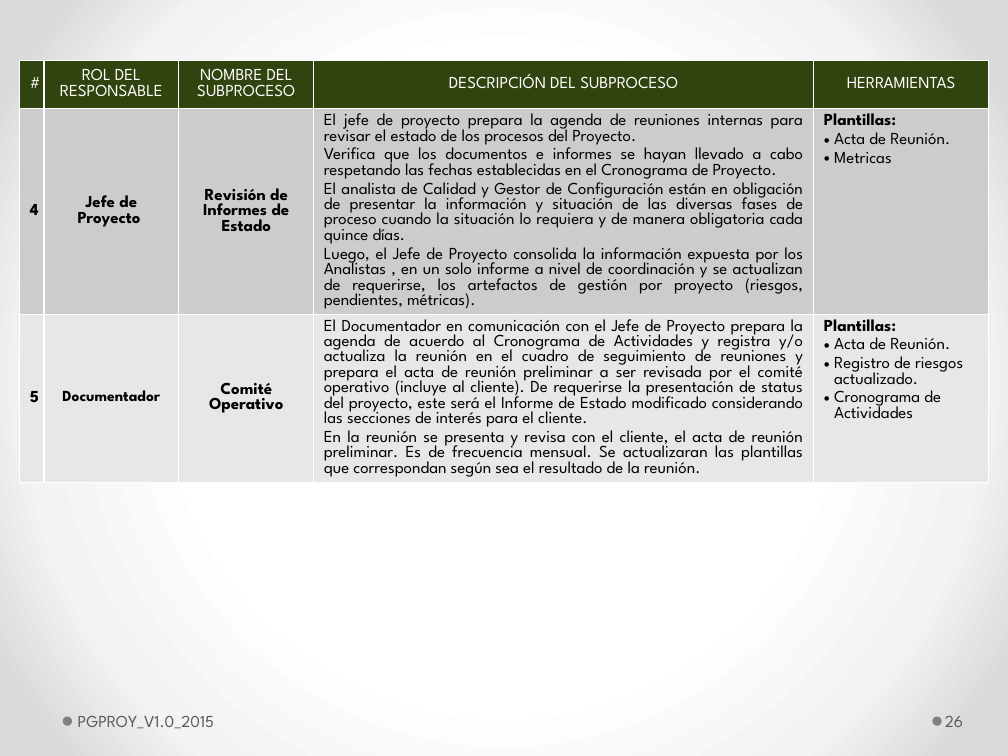
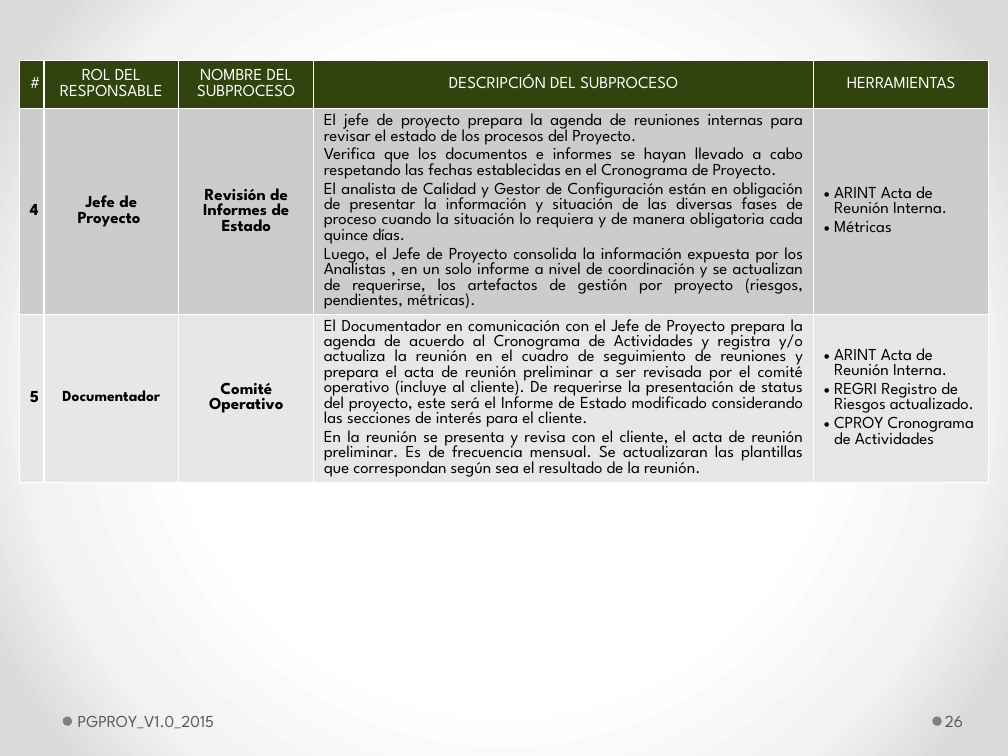
Before and after one commit to lowrider80/UTP-GPS-ALARM, a slide deck: slide 26 of Area_de_Proceso-_PP-PMC/PGPROY/PGPROY_V1.1_2015.pptx. Drawn at 1008x756 pixels with LibreOffice and Linux fonts; fonts in the diff are those of the drawing. Boxes give left, top, right and bottom in pixels: in the first picture for what was removed or moved away, otherwise in the second. Text is boxed around its words. In the diff, an @@ line names an element or a change of style, - is before the commit and + after.

```diff
--- a/Area_de_Proceso-_PP-PMC/PGPROY/PGPROY_V1.1_2015.pptx
+++ b/Area_de_Proceso-_PP-PMC/PGPROY/PGPROY_V1.1_2015.pptx
@@ table at <box>20,60,989,671</box> @@
-row 2, column 5: Plantillas: / Acta de Reunión. / Metricas
+row 2, column 5: ARINT Acta de Reunión Interna. / Métricas
-row 3, column 5: Plantillas: / Acta de Reunión. / Registro de riesgos actualizado. / Cronograma de Actividades
+row 3, column 5: ARINT Acta de Reunión Interna. / REGRI Registro de Riesgos actualizado. / CPROY Cronograma de Actividades
```
Also in this commit, not shown: 30 other slides changed.
